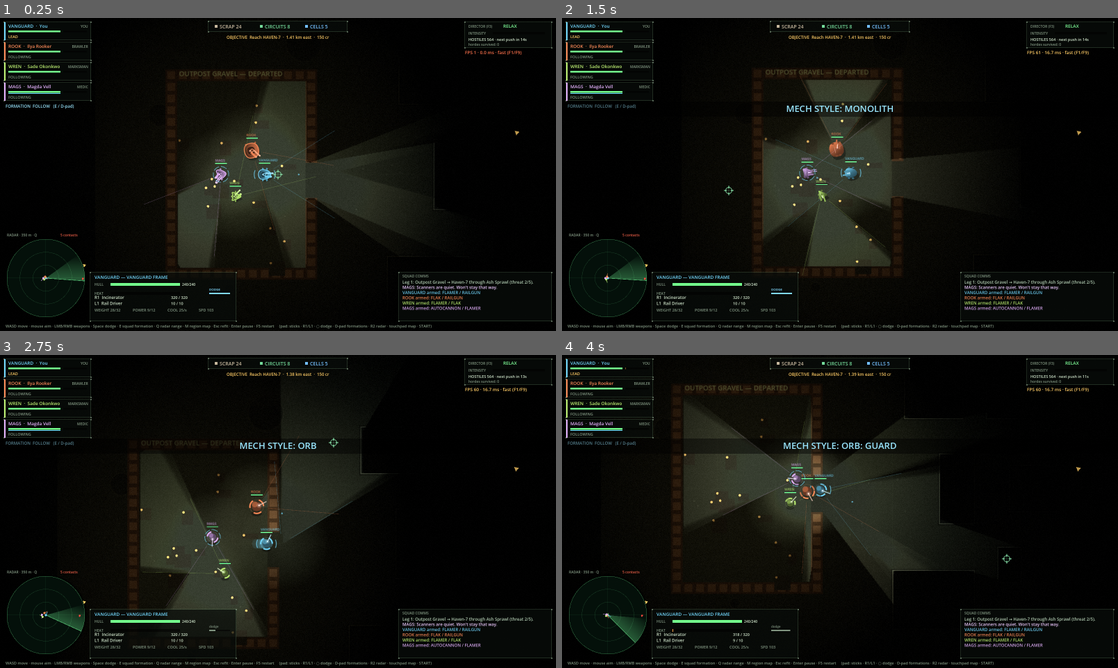
Above: before the commit, frames 1-4 (two rows, left to right).
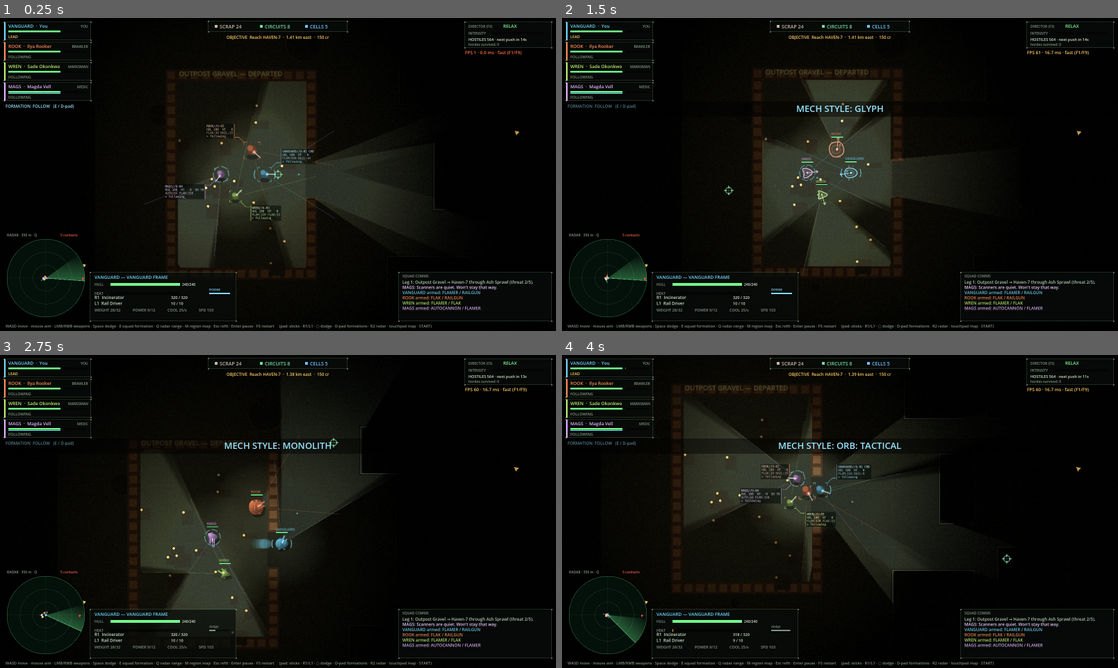
Above: after the commit, the same moments.

Repository: dexdexdex/LastGears
Game: Godot game, scene res://main.tscn
The game is run twice, just before and just after one commit, with the same random seed, the same clock (stepped at 60 frames per second) and the same inputs.
Inputs (mouse positions are in pixels of both pictures, inside the frame that each line leads up to):
- Up to frame 1 (0.25 s): no input
- Up to frame 2 (1.5 s): tap Enter (pause) at 0.5 s; move the mouse to (962, 158) at 0.52 s; hold D (move_right) 0.53-1.28 s; tap F6 (cycle_mech_style) at 0.6, 1.35 s; click (962, 158) at 0.67 s; tap F5 (restart) at 1.25 s; move the mouse to (728, 190) at 1.27 s; hold Backspace (menu_back) from 1.28 s (still down)
- Up to frame 3 (2.75 s): move the mouse to (333, 442) at 2.02 s; release Backspace (menu_back) at 2.03 s; hold D (move_right) from 2.03 s (still down); tap Space (dodge) at 2.1 s; tap F6 (cycle_mech_style) at 2.3 s
- Up to frame 4 (4 s): move the mouse to (812, 574) at 2.77 s; release D (move_right) at 2.78 s; hold Up (menu_up) 2.78-3.53 s; click (812, 574) at 2.85 s; tap F6 (cycle_mech_style) at 3.05, 3.8 s; move the mouse to (1006, 558) at 3.52 s; hold A (move_left) from 3.53 s (still down); hold Right mouse button (fire_secondary) from 3.53 s (still down)

The runs differ from the first frame. In frame 1, 1.1% of the frame differs, in the area x 29-57%, y 33-65%; in frame 2, 0.6%; in frame 3, 0.7%; in frame 4, 1.3%, in the area x 32-61%, y 28-55%.

Commit message:
ORB TACTICAL (new default): still orb in targeting brackets with a terminal readout per unit; drop spinning orb variants
Co-Authored-By: Claude Opus 5.5 <noreply@anthropic.com>
Claude-Session: https://claude.ai/code/session_01WdAEgMih3wYqWTAXrBnscE

Diff:
--- a/scripts/g.gd
+++ b/scripts/g.gd
@@ -40,23 +40,24 @@
 # Render at the 1600x900 base resolution and scale up (fast), or at the
 # display's native resolution (sharp; Retina = ~4x the pixels to light).
 var render_fast := true
-var mech_style := 0          # Mech.STYLE_NAMES; F6 cycles, saved in user://settings.cfg
+var mech_style := 4          # Mech.STYLE_NAMES; F6 cycles, saved in user://settings.cfg
 const SETTINGS := "user://settings.cfg"
 
 
 func load_settings() -> void:
 	var cf := ConfigFile.new()
 	if cf.load(SETTINGS) == OK:
-		mech_style = int(cf.get_value("look", "mech_style", 0))
+		mech_style = int(cf.get_value("look", "mech_style_v2", 4))
 	for a in OS.get_cmdline_user_args():
 		if a.begins_with("--mech-style="):
 			mech_style = int(a.substr(13))
+	mech_style = clampi(mech_style, 0, Mech.STYLE_NAMES.size() - 1)
 
 
 func save_settings() -> void:
 	var cf := ConfigFile.new()
 	cf.load(SETTINGS)
-	cf.set_value("look", "mech_style", mech_style)
+	cf.set_value("look", "mech_style_v2", mech_style)
 	cf.save(SETTINGS)
 
 
--- a/scripts/mech.gd
+++ b/scripts/mech.gd
@@ -442,10 +442,7 @@
 		1: _style_glyph(col, rim, hot, t, dot)
 		2: _style_monolith(col, rim, hot, t, dot)
 		3: _style_orb(col, rim, hot, t, dot)
-		4: _style_orb_twin(col, rim, hot, t, dot)
-		5: _style_orb_guard(col, rim, hot, t, dot)
-		6: _style_orb_comet(col, rim, hot, t, dot)
-		7: _style_orb_lantern(col, rim, hot, t, dot)
+		4: _style_orb_tac(col, rim, hot, t, dot)
 		_: _style_hull(col, rim, hot, t, dot)
 	if muzzle_flash > 0.0:
 		draw_circle(aim_dir * (r + 11.0), 5.0 * muzzle_flash, Color(1, 0.92, 0.65, muzzle_flash))
@@ -472,13 +469,15 @@
 			var tp := aim_dir * clampf(aim_dist, ws.data.get("min_range", 0.0), ws.data.range)
 			draw_arc(tp, 10, 0, TAU, 16, Color(1, 0.6, 0.3, 0.45), 1.0, true)
 		draw_circle(aim_dir * 70.0, 1.8, Color(col, 0.6))
-	# health: slim bar + small label
+	# health: slim bar + small label (the tactical style has its own readout)
 	var bw := 24.0
+	var tac := _style() == 4
 	var by := -r - 12.0
-	draw_rect(Rect2(-bw / 2, by - 1.5, bw, 3.0), Color(0, 0, 0, 0.55))
-	draw_rect(Rect2(-bw / 2, by - 1.0, bw * hp_ratio(), 2.0), Color(0.45, 1.0, 0.6) if hp_ratio() > 0.35 else Color(1, 0.35, 0.3))
 	var font := ThemeDB.fallback_font
-	draw_string(font, Vector2(-bw / 2, by - 4), callsign, HORIZONTAL_ALIGNMENT_LEFT, -1, 7, Color(col, 0.7))
+	if not tac:
+		draw_rect(Rect2(-bw / 2, by - 1.5, bw, 3.0), Color(0, 0, 0, 0.55))
+		draw_rect(Rect2(-bw / 2, by - 1.0, bw * hp_ratio(), 2.0), Color(0.45, 1.0, 0.6) if hp_ratio() > 0.35 else Color(1, 0.35, 0.3))
+		draw_string(font, Vector2(-bw / 2, by - 4), callsign, HORIZONTAL_ALIGNMENT_LEFT, -1, 7, Color(col, 0.7))
 	# field work progress
 	var work := 0.0
 	for k in installing:
@@ -497,8 +496,8 @@
 
 # ---------------------------------------------------------------- styles
 # G.mech_style picks the look (F6 cycles in game): 0 Hull, 1 Glyph,
-# 2 Monolith, 3 Orb, 4-7 orb variations. style_override (>= 0) forces one (gallery).
-const STYLE_NAMES := ["HULL", "GLYPH", "MONOLITH", "ORB", "ORB: TWIN", "ORB: GUARD", "ORB: COMET", "ORB: LANTERN"]
+# 2 Monolith, 3 Orb, 4 Orb with tactical readouts (default). style_override (>= 0) forces one (gallery).
+const STYLE_NAMES := ["HULL", "GLYPH", "MONOLITH", "ORB", "ORB: TACTICAL"]
 var style_override := -1
 
 
@@ -748,98 +747,80 @@
 	return ec
 
 
-func _style_orb_twin(col: Color, rim: Color, hot: float, t: float, dot: Texture2D) -> void:
-	## ORB with two armour shells turning against each other: heavy short
-	## plates close in, long thin blades further out.
+static var _mono: Font
+
+
+static func mono_font() -> Font:
+	## Terminal font for the tactical callouts; MSDF so it stays crisp at any zoom.
+	if _mono == null:
+		var f := SystemFont.new()
+		f.font_names = PackedStringArray(["Menlo", "SF Mono", "Monaco", "DejaVu Sans Mono", "Liberation Mono", "Consolas", "monospace"])
+		f.multichannel_signed_distance_field = true
+		_mono = f
+	return _mono
+
+
+func _style_orb_tac(col: Color, rim: Color, hot: float, t: float, dot: Texture2D) -> void:
+	## Still ORB (nothing orbits) framed by targeting brackets, plus a tiny
+	## terminal readout on a leader line: watched from far above.
 	var r := radius
 	_orb_shadow(r, dot)
-	var c := Vector2(0, -_orb_hover(t))
-	var pc := col.lerp(Color(1.0, 0.5, 0.2), hot * 0.6)
-	var n := _orb_plates()
-	var spin := facing.angle() + walk_phase * 0.15
+	var c := Vector2(0, -_orb_hover(t) * 0.5)
 	_orb_core(c, r, col, hot, dot)
-	for k in n:
-		var a := spin + TAU * k / n
-		draw_arc(c, r * 1.02, a - 0.4, a + 0.4, 8, pc, 3.4, true)
-	for k in n + 1:
-		var a2 := -spin * 0.7 + t * 0.5 + TAU * k / (n + 1)
-		draw_arc(c, r * 1.32, a2 - 0.7, a2 + 0.7, 12, Color(pc, 0.75), 1.2, true)
-	draw_arc(c, r * 1.17, 0, TAU, 32, Color(pc, 0.12), 1.0, true)
-
-
-func _style_orb_guard(col: Color, rim: Color, hot: float, t: float, dot: Texture2D) -> void:
-	## ORB whose plates gather in front of the eye like a raised guard,
-	## splitting to let shots through, drifting apart again when idle.
+	var b := r * 1.3
+	var k := r * 0.45
+	var bc := Color(col, 0.55)
+	var br := PackedVector2Array()
+	for sxy in [Vector2(-1, -1), Vector2(1, -1), Vector2(1, 1), Vector2(-1, 1)]:
+		var corner: Vector2 = sxy * b
+		br.append_array([corner, corner - Vector2(sxy.x * k, 0), corner, corner - Vector2(0, sxy.y * k)])
+	draw_multiline(br, bc, 1.0)
+	_tac_callout(col, hot, t)
+
+
+func _tac_callout(col: Color, hot: float, t: float) -> void:
 	var r := radius
-	_orb_shadow(r, dot)
-	var c := Vector2(0, -_orb_hover(t))
-	var pc := col.lerp(Color(1.0, 0.5, 0.2), hot * 0.6)
-	var n := _orb_plates() + 1
-	var aa := aim_dir.angle()
-	var gap := 0.32 + muzzle_flash * 0.25
-	var spread := 0.95 + 0.15 * sin(t * 1.3)
-	draw_arc(c, r * 1.1, 0, TAU, 32, Color(pc, 0.15), 1.0, true)
-	_orb_core(c, r, col, hot, dot)
-	for k in n:
-		var side := -1.0 if k % 2 == 0 else 1.0
-		var idx := float(k / 2)
-		var a := aa + side * (gap + 0.42 + idx * spread * 0.85)
-		var len := 0.36 - idx * 0.06
-		draw_arc(c, r * 1.1, a - len, a + len, 8, Color(pc, 1.0 - idx * 0.25), 3.0, true)
-
-
-func _style_orb_comet(col: Color, rim: Color, hot: float, t: float, dot: Texture2D) -> void:
-	## ORB whose plates leave fading trails as they orbit; the orbit speeds
-	## up with movement and heat, so a running mech visibly whirls.
-	var r := radius
-	_orb_shadow(r, dot)
-	var c := Vector2(0, -_orb_hover(t))
-	var pc := col.lerp(Color(1.0, 0.5, 0.2), hot * 0.6)
-	var n := _orb_plates()
-	var speed := 0.6 + vel.length() * 0.025 + hot * 2.5
-	var spin := t * speed + facing.angle() * 0.5
-	_orb_core(c, r, col, hot, dot)
-	for k in n:
-		var a := spin + TAU * k / n
-		for j in 4:
-			var tail := a - 0.35 - j * 0.28
-			draw_arc(c, r * 1.08, tail - 0.14, tail + 0.14, 4, Color(pc, 0.42 - j * 0.1), 3.0 - j * 0.6, true)
-		draw_arc(c, r * 1.08, a - 0.32, a + 0.32, 8, pc, 3.2, true)
-		var tip := c + Vector2.from_angle(a + 0.32) * r * 1.08
-		draw_texture_rect(dot, Rect2(tip - Vector2(2, 2), Vector2(4, 4)), false, pc.lightened(0.5))
-
-
-func _style_orb_lantern(col: Color, rim: Color, hot: float, t: float, dot: Texture2D) -> void:
-	## ORB with running lights: each plate carries lamps that chase round
-	## in sequence, and a lit equator band rolls across the sphere.
-	var r := radius
-	_orb_shadow(r, dot)
-	var c := Vector2(0, -_orb_hover(t))
-	var pc := col.lerp(Color(1.0, 0.5, 0.2), hot * 0.6)
-	var n := _orb_plates()
-	var spin := facing.angle() + walk_phase * 0.15
-	_orb_ball(c, r * 0.82, col, dot)
-	# equator band: a squashed arc rolling with the walk
-	var roll := sin(walk_phase * 0.5) * 0.45
-	draw_set_transform(c, facing.angle() + PI * 0.5, Vector2(1.0, 0.35 + roll * 0.4))
-	draw_arc(Vector2.ZERO, r * 0.8, 0.15, PI - 0.15, 12, Color(col.lightened(0.4), 0.55), 1.2, true)
-	draw_set_transform(Vector2.ZERO, 0.0, Vector2.ONE)
-	var ec := _eye_col(col, hot)
-	var ep := c + aim_dir * r * 0.42
-	_orb_eye(ep, r * 0.17, ec, dot)
-	var kick := muzzle_flash * 3.0
-	draw_line(ep + aim_dir * r * 0.17, c + aim_dir * (r + 9.0 - kick), Color(ec, 0.8), 1.6, true)
-	var lamps := 3
-	for k in n:
-		var a := spin + TAU * k / n
-		draw_arc(c, r * 1.08, a - 0.55, a + 0.55, 10, col.darkened(0.25), 3.0, true)
-		for j in lamps:
-			var la := a - 0.42 + 0.84 * j / (lamps - 1)
-			var on := fposmod(t * 4.0 - j - k * 1.5, float(lamps + 1)) < 1.0
-			var lp := c + Vector2.from_angle(la) * r * 1.08
-			var s := 2.6 if on else 1.4
-			draw_texture_rect(dot, Rect2(lp - Vector2(s, s), Vector2(s, s) * 2.0), false, ec if on else Color(pc, 0.6))
-	draw_arc(c, r * 1.08, 0, TAU, 32, Color(pc, 0.18), 1.0, true)
+	var idx := G.squad.find(self)
+	# spread the four readouts to different corners so they don't stack
+	var sx := -1.0 if idx == 1 or idx == 3 else 1.0
+	var sy := 1.0 if idx >= 2 else -1.0
+	var d := Vector2(sx, sy)
+	var p0 := d * r * 1.3
+	var p1 := p0 + d * 10.0
+	var p2 := p1 + Vector2(sx * 8.0, 0)
+	var lc := Color(col, 0.6)
+	draw_polyline(PackedVector2Array([p0, p1, p2]), lc, 1.0)
+	var font := mono_font()
+	var fs := 6
+	var lh := 7.0
+	var txt := col.lightened(0.55)
+	var lines := []   # [text, colour]
+	lines.append(["%s//U-%02d%s" % [callsign, idx + 1, " CMD" if is_player else ""], Color(txt, 0.95)])
+	if not alive:
+		lines.append(["SIGNAL LOST", Color(1, 0.35, 0.3)])
+	else:
+		var hr := hp_ratio()
+		lines.append(["HUL %3d  HT %3d%s" % [roundi(hr * 100), roundi(heat), ("  SH %d" % roundi(shield)) if max_shield > 0.0 else ""],
+			Color(1, 0.4, 0.3) if hr < 0.35 else (Color(1.0, 0.65, 0.3) if hot > 0.3 else Color(txt, 0.8))])
+		var wl := ""
+		for slot in ["primary", "secondary"]:
+			var ws: WeaponState = weapons[slot]
+			if ws:
+				var nm: String = String(ws.data.get("short", ws.id)).substr(0, 4)
+				wl += "%s:%s " % [nm, ("RLD" if ws.reload_t > 0.0 else str(ws.ammo))]
+		lines.append([wl.strip_edges(), Color(txt, 0.7)])
+		var cur := "_" if int(t * 2.5) % 2 == 0 else " "
+		lines.append(["> " + state_label.to_lower() + cur, Color(col.lightened(0.3), 0.9)])
+	var w := 0.0
+	for ln in lines:
+		w = maxf(w, font.get_string_size(ln[0], HORIZONTAL_ALIGNMENT_LEFT, -1, fs).x)
+	var h := lh * lines.size() + 3.0
+	var x0 := p2.x + (2.0 if sx > 0 else -w - 6.0)
+	var y0 := p2.y - (h if sy < 0 else 0.0) + (3.0 if sy < 0 else -3.0)
+	draw_rect(Rect2(x0, y0, w + 4.0, h), Color(0.0, 0.03, 0.02, 0.55))
+	draw_line(Vector2(x0 if sx > 0 else x0 + w + 4.0, y0), Vector2(x0 if sx > 0 else x0 + w + 4.0, y0 + h), lc, 1.0)
+	for i in lines.size():
+		draw_string(font, Vector2(x0 + 2.0, y0 + 1.5 + lh * (i + 1) - 1.5), lines[i][0], HORIZONTAL_ALIGNMENT_LEFT, -1, fs, lines[i][1])
 
 func _draw_rot_rect(center: Vector2, dir: Vector2, half: Vector2, col: Color) -> void:
 	var s := dir.orthogonal()
Not shown, changed: README.md
